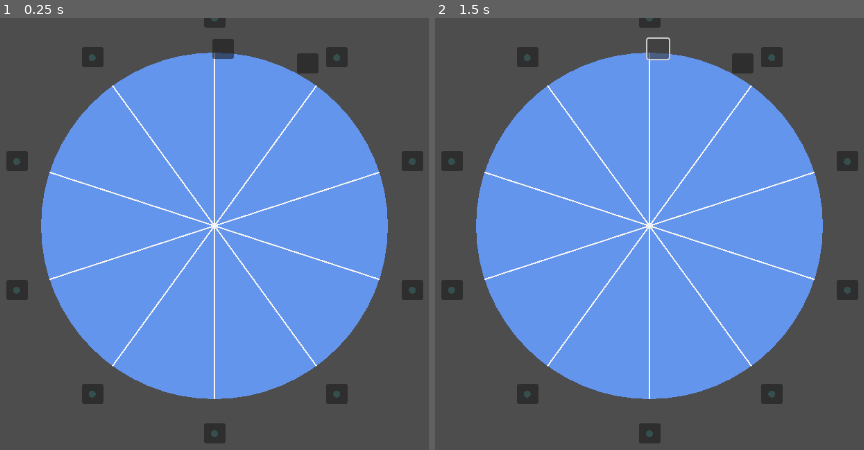
Above: before the commit, frames 1-2 (left to right).
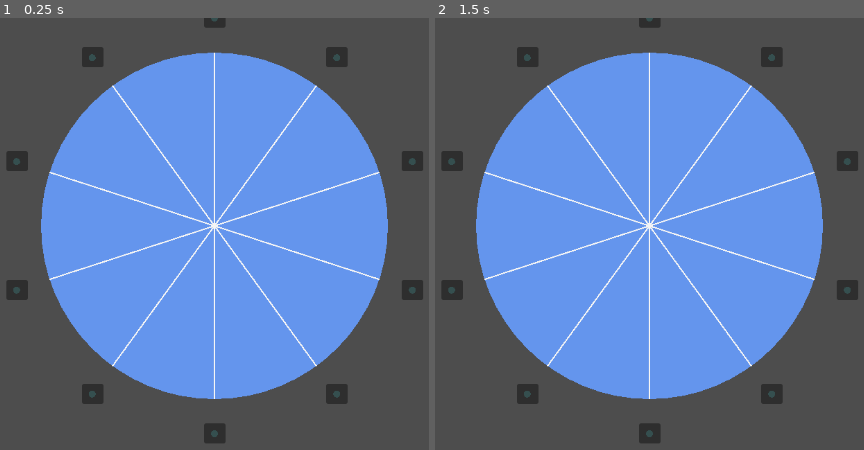
Above: after the commit, the same moments.

Repository: westminsterabi/gw-77
Game: Godot game, scene res://ritual_circle.tscn
Two runs of this game, one before a commit and one after it. Both use one fixed random seed, a clock stepped at 60 frames per second and the inputs below.
Inputs (mouse positions are in pixels of both pictures, inside the frame that each line leads up to):
- Up to frame 1 (0.25 s): no input
- Up to frame 2 (1.5 s): click (658, 48) at 0.52 s; click (658, 48) at 1.27 s

The runs differ from the first frame. In frame 1, 0.4% of the frame differs, in the area x 49-75%, y 4-13%; in frame 2, 0.4%.

Commit message:
buttons have ids, some refactoring

Diff:
--- a/ritual_circle.gd
+++ b/ritual_circle.gd
@@ -7,7 +7,9 @@
 var OUTER_CIRCLE_RADIUS: int = 300
 var DEGREES_IN_CIRCLE = 360
 
-const Toggles = preload("res://toggle.tscn")
+var NUM_WEDGES = 10
+
+const toggle_switches = preload("res://toggle.tscn")
 # Called when the node enters the scene tree for the first time.
 func _ready():
 	pass
@@ -43,15 +45,16 @@
 func _draw():
 	draw_circle(Vector2(CIRCLE_CENTER_X, CIRCLE_CENTER_Y), INNER_CIRCLE_RADIUS, Color.CORNFLOWER_BLUE)
 	draw_circle(Vector2(550, 300), 275, Color.TRANSPARENT)
-	var num_wedges: int = 10
-	var dividers = _divvy_circle(INNER_CIRCLE_RADIUS, num_wedges)
+	var dividers = _divvy_circle(INNER_CIRCLE_RADIUS, NUM_WEDGES)
 	_plot_dividers(dividers)
-	var toggles = _divvy_circle(OUTER_CIRCLE_RADIUS, num_wedges)
-	for toggler in toggles:
-		var toggle_button = Toggles.instantiate()
+	var toggle_coords = _divvy_circle(OUTER_CIRCLE_RADIUS, NUM_WEDGES)
+	var toggle_switch_arr = []
+	for i in range(len(toggle_coords)):
+		var toggle_button = toggle_switches.instantiate()
+		toggle_button.id = i
 		add_child(toggle_button)
-		toggle_button.set_position(toggler[1] + Vector2(-15, -15))
-		draw_circle(toggler[1], 5, Color.CADET_BLUE)
+		toggle_button.set_position(toggle_coords[i][1] + Vector2(-15, -15))
+		draw_circle(toggle_coords[i][1], 5, Color.CADET_BLUE)
 
 # Called every frame. 'delta' is the elapsed time since the previous frame.
 func _process(_delta):
--- a/ritual_circle.tscn
+++ b/ritual_circle.tscn
@@ -1,8 +1,7 @@
-[gd_scene load_steps=4 format=3 uid="uid://bidikeoy2u751"]
+[gd_scene load_steps=3 format=3 uid="uid://bidikeoy2u751"]
 
 [ext_resource type="Texture2D" uid="uid://crg8563d8h5lc" path="res://circle.png" id="1_mt0mo"]
 [ext_resource type="Script" path="res://ritual_circle.gd" id="1_pea47"]
-[ext_resource type="PackedScene" uid="uid://y63xsfuoa0m" path="res://toggle.tscn" id="2_p584u"]
 
 [node name="ritual_circle" type="Node2D"]
 script = ExtResource("1_pea47")
@@ -21,15 +20,3 @@
 texture = ExtResource("1_mt0mo")
 
 [node name="Node2D" type="Node2D" parent="."]
-
-[node name="toggle" parent="Node2D" instance=ExtResource("2_p584u")]
-offset_left = 547.0
-offset_top = 30.0
-offset_right = 547.0
-offset_bottom = 30.0
-
-[node name="toggle2" parent="Node2D" instance=ExtResource("2_p584u")]
-offset_left = 669.0
-offset_top = 51.0
-offset_right = 669.0
-offset_bottom = 51.0
--- a/toggle.gd
+++ b/toggle.gd
@@ -1,6 +1,7 @@
 extends Control
 
 var active = false
+@export var id: int
 
 # Called when the node enters the scene tree for the first time.
 func _ready():
@@ -12,6 +13,6 @@
 	pass
 
 func _on_toggle_button_pressed():
-	print("button pressed")
+	print("button %d pressed" % id)
 	active = !active
 	print("active %s" % active)
